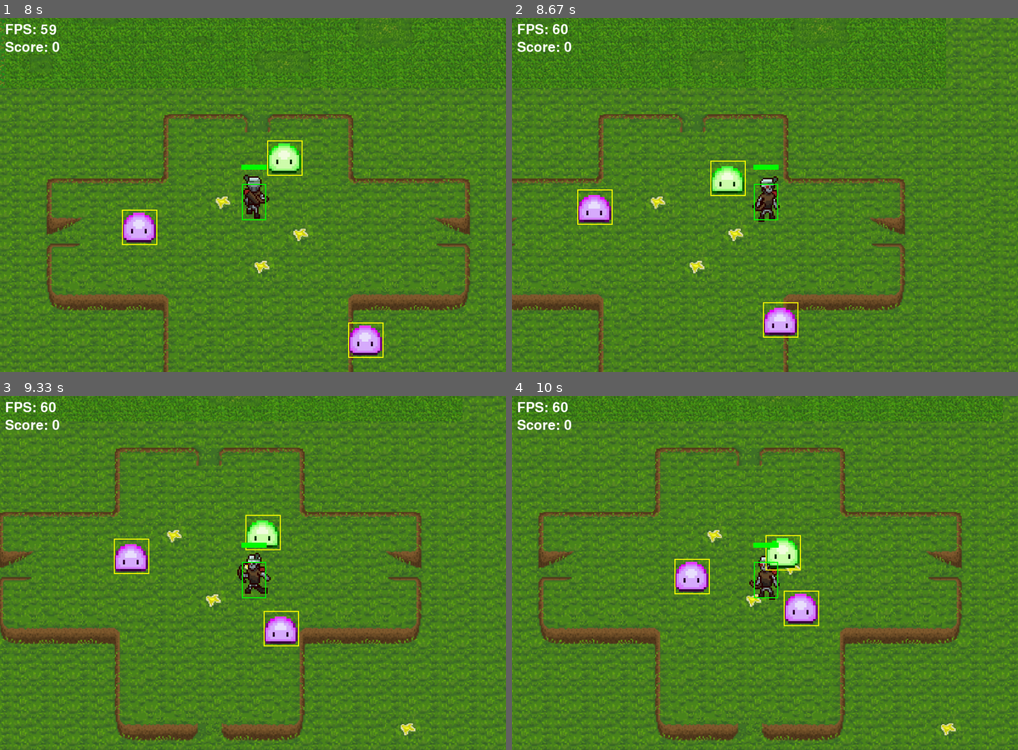
Above: before the commit, frames 1-4 (two rows, left to right).
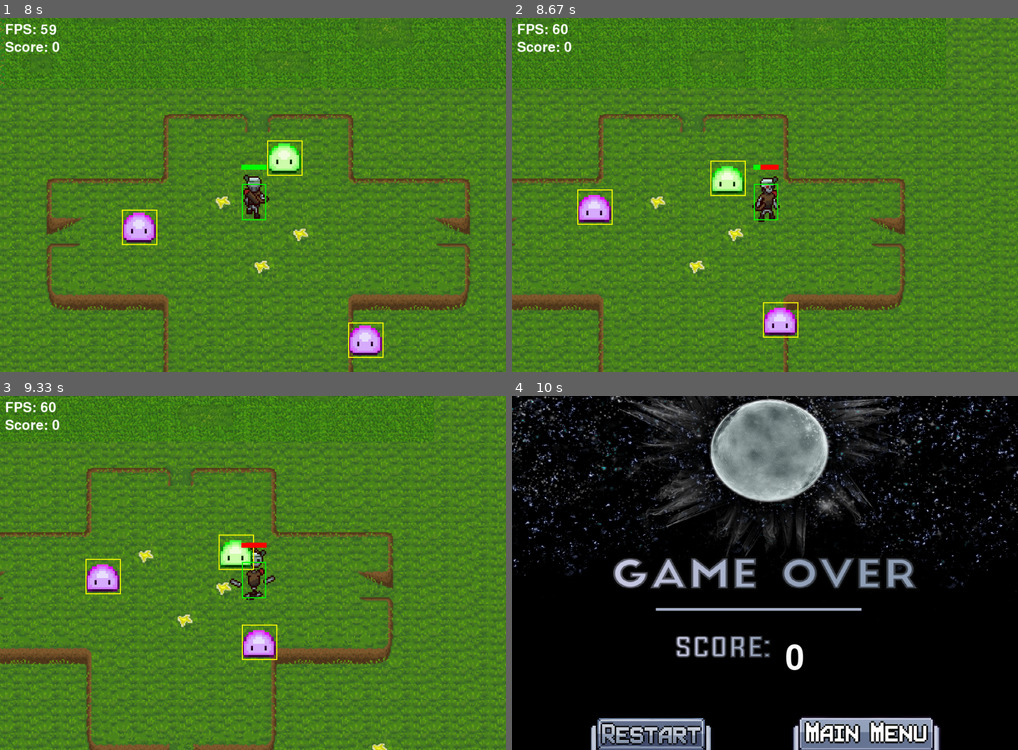
Above: after the commit, the same moments.

Repository: Axlzs/Pygame-project
Game: pygame game, started from entry.py
Two runs of this game, one before a commit and one after it. Both use one fixed random seed, a clock stepped at 60 frames per second and the inputs below.
Inputs (mouse positions are in pixels of both pictures, inside the frame that each line leads up to):
- Up to frame 1 (8 s): hold D 0.33-0.8 s; hold W 0.83-1.13 s; tap Space at 0.9, 1.23, 1.53, 1.73, 2.03, 2.3, 2.63, 2.93, 3.07, 3.47, 3.77, 4.13, 4.53, 4.83, 5.03, 5.33, 5.53, 5.87, 6.17, 6.37, 6.67, 6.93, 7.27, 7.57, 7.7 s; hold D 1.17-1.63 s; hold A 1.67-2.2 s; hold S 2.23-2.53 s; hold A 2.57-2.97 s; hold W 3-3.37 s; hold D 3.4-4.03 s; hold S 4.07-4.43 s; hold A 4.47-4.93 s; hold D 4.97-5.43 s; hold W 5.47-5.77 s; hold D 5.8-6.27 s; hold A 6.3-6.83 s; hold S 6.87-7.17 s; hold A 7.2-7.6 s; hold W from 7.63 s (still down)
- Up to frame 2 (8.67 s): release W at 8 s; hold D from 8.03 s (still down); tap Space at 8.1, 8.4 s
- Up to frame 3 (9.33 s): release D at 8.67 s; hold S 8.7-9.07 s; tap Space at 8.77, 9.17 s; hold A from 9.1 s (still down)
- Up to frame 4 (10 s): tap Space at 9.47 s; release A at 9.57 s; click (648, 732) at 9.98 s

Frame 1 is identical in both runs. In frame 2, less than 0.1% of the frame differs, in the area x 49-53%, y 41-43%; in frame 3, 32%; in frame 4, 100%, in the area x 0-100%, y 0-100%.

Commit message:
No way
no way

(enemy damage and kill player )

Diff:
--- a/entry.py
+++ b/entry.py
@@ -37,7 +37,7 @@
         sprite_sheet: SpriteSheet object for managing player sprite animations
         black_background: Surface for black background (temporary)
     """
-    global sprite_sheet, black_background, enemy_sprite_sheet1, enemy_sprite_sheet2, enemy_sprite_sheet3, iron_arrow_R, iron_arrow_L, iron_arrow_UP, iron_arrow_DOWN
+    global sprite_sheet, iron_arrow_R, iron_arrow_L, iron_arrow_UP, iron_arrow_DOWN
     global health_pickup_image
 
     sprite_sheet_image = pygame.image.load('images/player.png').convert_alpha()
@@ -242,14 +242,9 @@
             running = False
         elif event.type == pygame.KEYUP:
             last_lift_up = event.key
-        elif event.type in ENEMY_HIT_EVENTS:
-            enemy_action = ENEMY_HIT_EVENTS[event.type]
-            if enemy_action == ENEMY_HIT_EVENTS[0]:
-                player_health -= modifier
-            elif enemy_action == ENEMY_HIT_EVENTS[1]:
-                player_health -= modifier
-            elif enemy_action == ENEMY_HIT_EVENTS[2]:
-                player_health -= modifier
+        elif event.type in ENEMY_HIT_EVENTS.values():
+            enemy_type = [enemy_type for enemy_type, event_type in ENEMY_HIT_EVENTS.items() if event_type == event.type][0]
+            player_health -= ENEMY_DAMAGE[enemy_type]
 
         if event.type == pygame.KEYDOWN and current_time - last_shot_time >= 400:
             if event.key == pygame.K_SPACE and len(player_arrows_R) < MAX_ARROWS:
--- a/static_variables.py
+++ b/static_variables.py
@@ -26,6 +26,7 @@
     2: 'images/doux_upgrade.png',
     3: 'images/enemy2.png'}
 ENEMY_ANIMATION_SPEED = 100  # Milliseconds per frame
+ENEMY_DAMAGE = {1: 1, 2: 1.5, 3: 2 }
 
 ###########SOME#COLOURS###########
 BLACK, WHITE = (0, 0, 0), (255, 255, 255)
